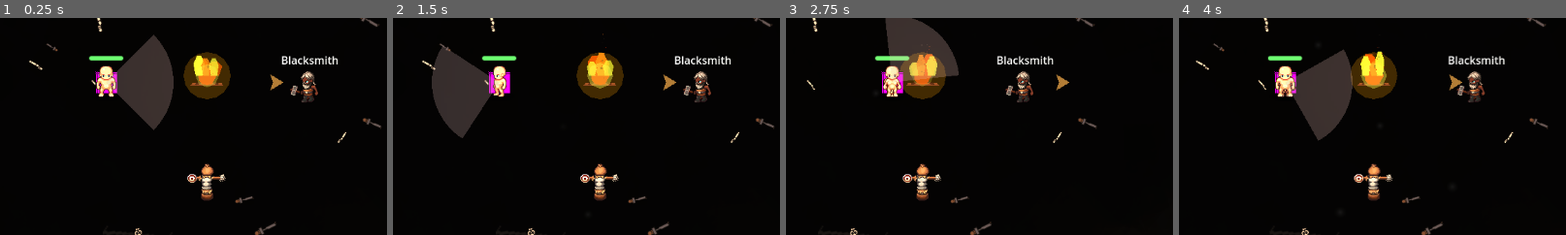
Above: before the commit, frames 1-4 (left to right).
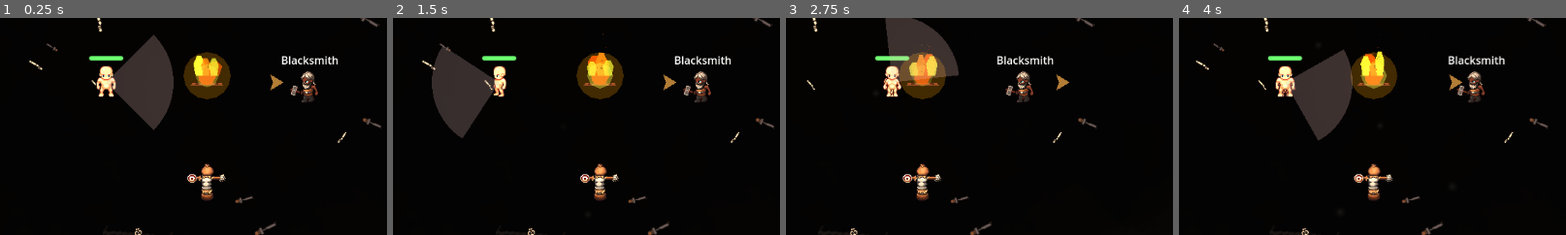
Above: after the commit, the same moments.

Repository: crimes86/godot-combat-game
Game: Godot game, scene res://main.tscn
Two runs of this game, one before a commit and one after it. Both use one fixed random seed, a clock stepped at 60 frames per second and the inputs below.
Inputs (mouse positions are % of the whole screen's width and height, from its top left):
- Up to frame 1 (0.25 s): no input
- Up to frame 2 (1.5 s): tap Enter (ui_accept) at 0.5 s; drag from (62, 97) to (63, 50) at 0.52 s; drag from (30, 55) to (63, 50) at 1.27 s
- Up to frame 3 (2.75 s): move the mouse to (60, 28) at 2.02 s; hold D (move_right) from 2.03 s (still down); hold F from 2.03 s (still down); tap G at 2.3 s
- Up to frame 4 (4 s): release D (move_right) at 2.75 s; release F at 2.75 s; drag from (45, 70) to (67, 50) at 2.77 s; move the mouse to (80, 65) at 3.52 s; hold A (move_left) from 3.53 s (still down); tap I at 3.6 s; tap Enter (ui_accept) at 3.77 s; tap G at 3.8 s
The pictures show only the part of the screen within x 36-86%, y 35-85%; the shares and areas given below are measured in that part.

The runs differ from the first frame. In frame 1, 0.2% of the frame differs, in the area x 24-31%, y 24-35%; in frame 2, 0.3%; in frame 3, 0.2%; in frame 4, 0.1%.

Commit message:
Hide placeholder Sprite2D and add animation debug output
Changes:
- Hide the placeholder Sprite2D from player.tscn (the "naked body")
- Add debug output in SimpleLPCSprite to list all created animations
- Show currently playing animation after setup
- This will help verify animations are being created correctly

The placeholder sprite was showing because it's in the scene file
and wasn't being hidden when we create the dynamic sprite.

🤖 Generated with [Claude Code](https://claude.com/claude-code)

Co-Authored-By: Claude <noreply@anthropic.com>

Diff:
--- a/scripts/SimpleLPCSprite.gd
+++ b/scripts/SimpleLPCSprite.gd
@@ -55,13 +55,19 @@
 		print("  Creating hurt animation from image...")
 		create_animation_from_image(hurt_img, "hurt", 2, 6, [0, 1, 2, 3, 4, 5], 10.0, false)
 
+	# Debug: List all animations created
+	print("  📋 Animations created: ", sprite_frames.get_animation_names())
+	print("  📊 Total animations: ", sprite_frames.get_animation_names().size())
+
 	# Start with idle_south
 	print("  Starting idle_south animation...")
 	if sprite_frames.has_animation("idle_south"):
 		play("idle_south")
 		print("  ✅ SimpleLPCSprite setup complete!")
+		print("  🎬 Currently playing: ", animation)
 	else:
 		print("  ERROR: idle_south animation not found!")
+		print("  Available animations: ", sprite_frames.get_animation_names())
 
 func create_animation_from_image(img: Image, anim_name: String, row: int, frame_count: int, frame_indices: Array, fps: float, loop: bool):
 	"""Create animation from spritesheet using Image.blit_rect() - EXACTLY like Enemy.gd create_skeleton_animation()"""
--- a/scripts/player/Player.gd
+++ b/scripts/player/Player.gd
@@ -914,6 +914,12 @@
 
 func create_player_sprite() -> void:
 	print("Creating simple LPC sprite system")
+
+	# Hide the placeholder Sprite2D from the scene
+	var placeholder_sprite = get_node_or_null("Sprite2D")
+	if placeholder_sprite:
+		placeholder_sprite.visible = false
+		print("  Hidden placeholder sprite")
 
 	# Create shadow
 	var shadow = Sprite2D.new()
